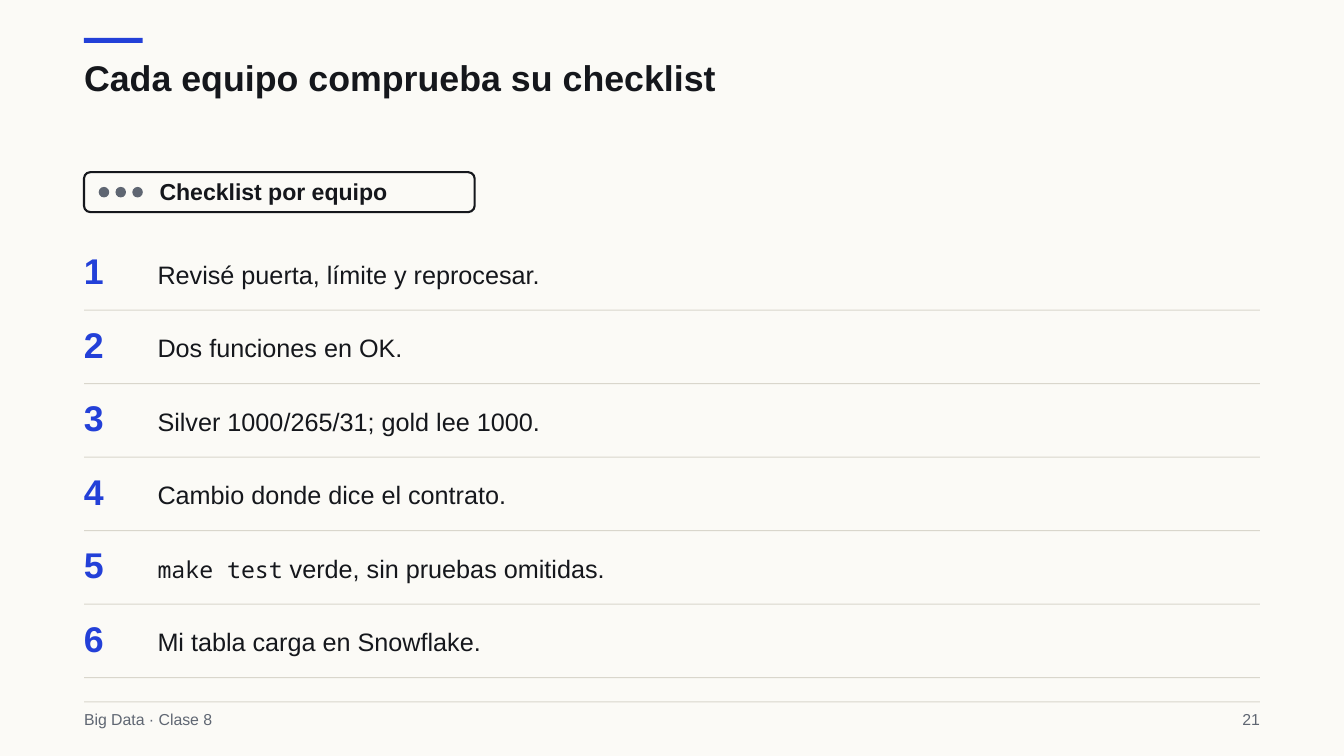
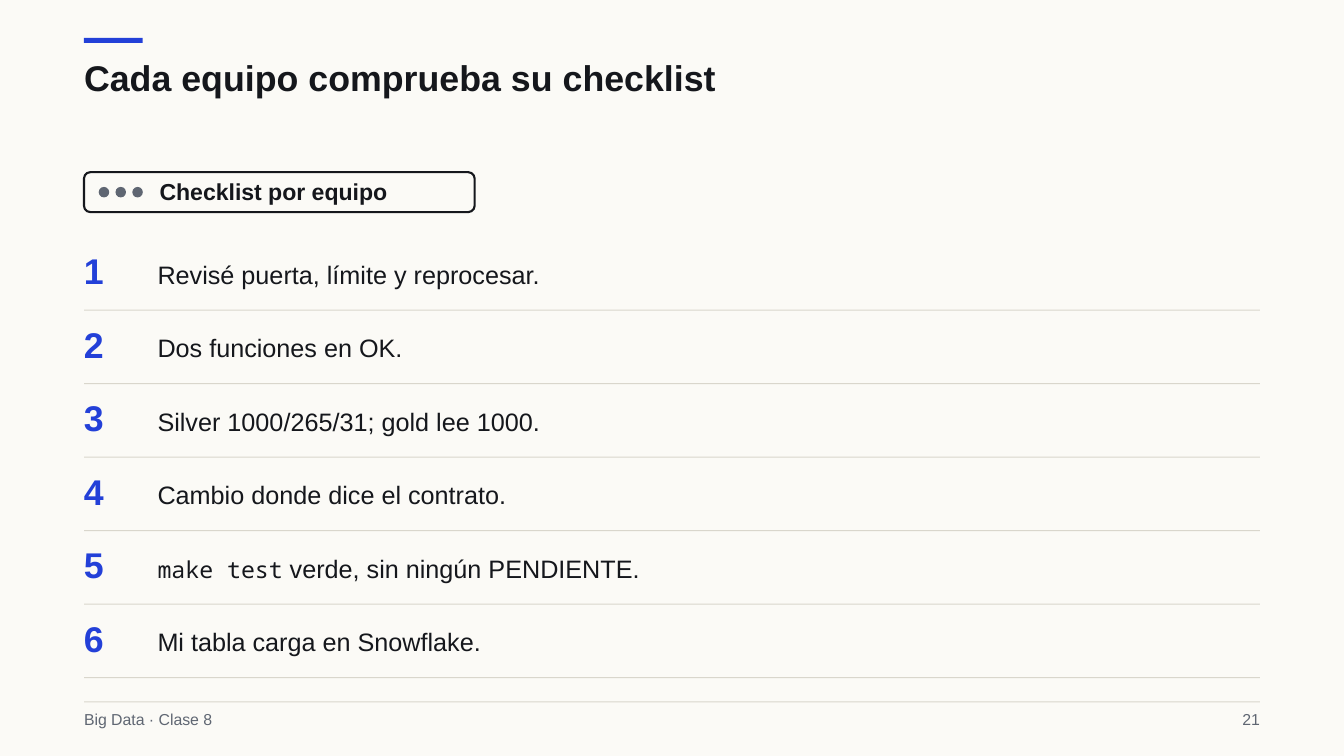
Before and after one commit to Apaezc/bigdata-udem-2026, a slide deck: slide 21 of curso/clase08/deck/slides.pptx. Drawn at 1344x756 pixels with LibreOffice and Linux fonts; fonts in the diff are those of the drawing. Boxes give left, top, right and bottom in pixels: in the first picture for what was removed or moved away, otherwise in the second. Text is boxed around its words. In the diff, an @@ line names an element or a change of style, - is before the commit and + after.

```diff
--- a/curso/clase08/deck/slides.pptx
+++ b/curso/clase08/deck/slides.pptx
@@ text at [158,559,639,583]: text changed @@
-make test verde, sin pruebas omitidas.
+make test verde, sin ningún PENDIENTE.
```
Also in this commit, not shown: 3 other slides changed, 8 other files.
